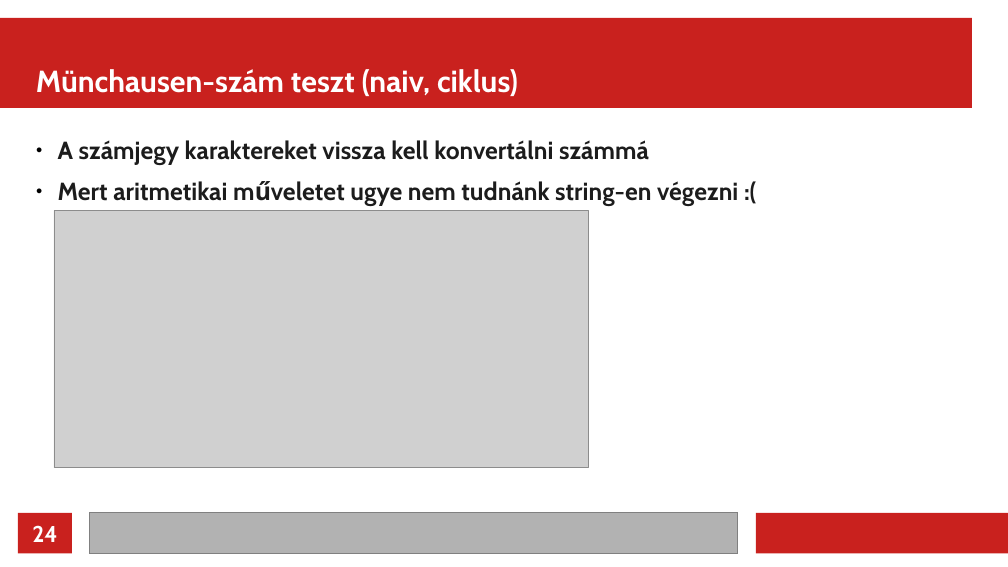
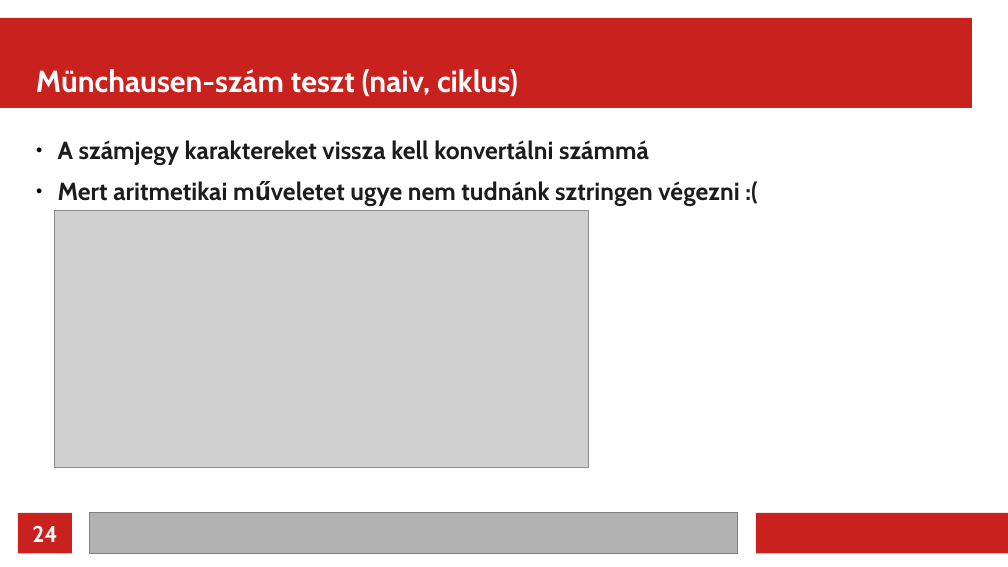
Before and after one commit to rkeeves/munchausen, a slide deck: slide 24 of presentation/munchausen_basic.odp. Drawn at 1008x567 pixels with LibreOffice and Linux fonts; fonts in the diff are those of the drawing; grey boxes stand for pictures. Boxes give left, top, right and bottom in pixels: in the first picture for what was removed or moved away, otherwise in the second. Text is boxed around its words. In the diff, an @@ line names an element or a change of style, - is before the commit and + after.

Commit message:
Grammar and content formatting fixes

```diff
--- a/presentation/munchausen_basic.odp
+++ b/presentation/munchausen_basic.odp
@@ text at bbox=[58, 181, 739, 205]: text changed @@
-● Mert aritmetikai műveletet ugye nem tudnánk string-en végezni :(
+● Mert aritmetikai műveletet ugye nem tudnánk sztringen végezni :(
```
Also in this commit, not shown: 11 other slides changed.
